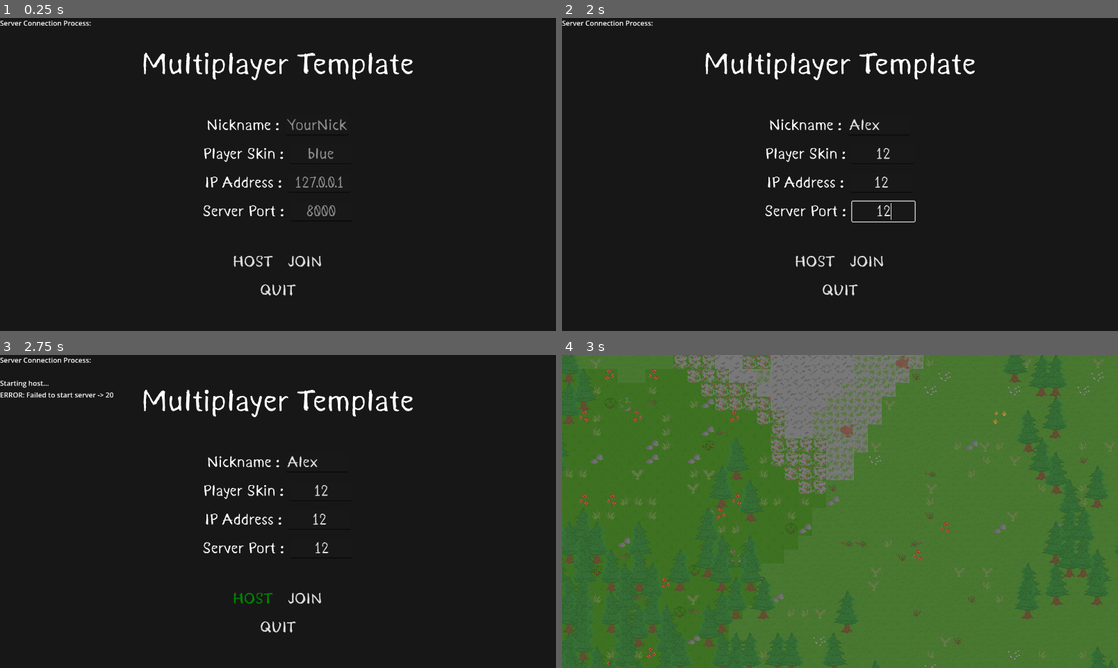
Above: before the commit, frames 1-4 (two rows, left to right).
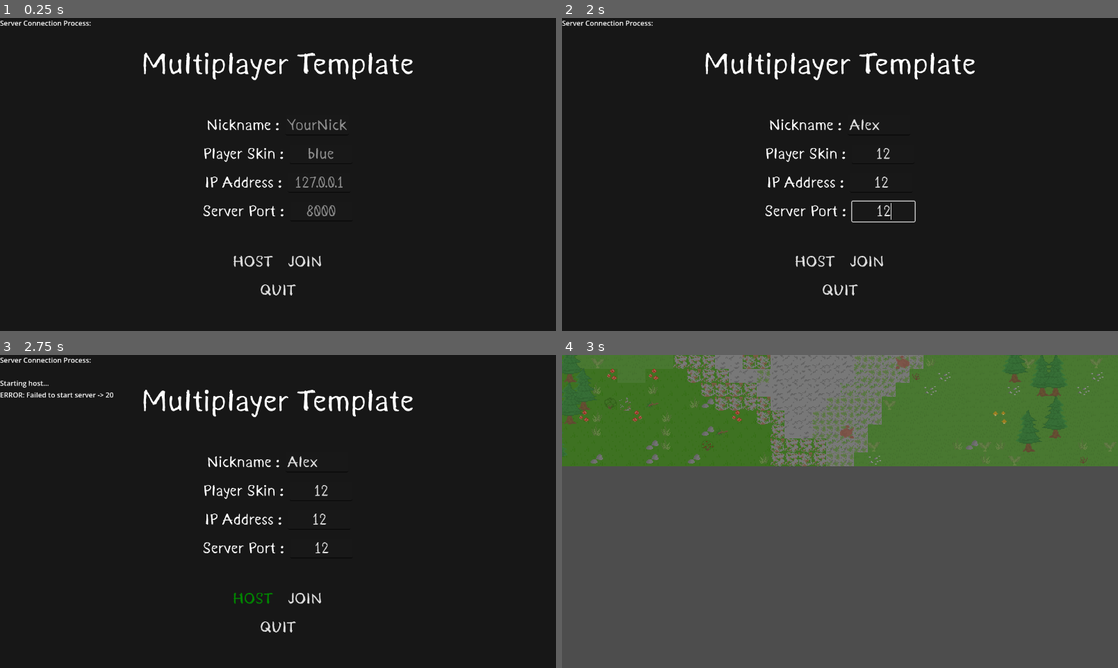
Above: after the commit, the same moments.

Repository: darthchicken4/MultiSurvivor
Game: Godot game, scene res://scenes/level/level.tscn
The game is run twice, just before and just after one commit, with the same random seed, the same clock (stepped at 60 frames per second) and the same inputs.
Inputs (mouse positions are in pixels of both pictures, inside the frame that each line leads up to):
- Up to frame 1 (0.25 s): no input
- Up to frame 2 (2 s): click (878, 124) at 0.52 s; type "Alex" at 0.6 s; click (884, 152) at 0.75 s; type "12" at 0.83 s; click (878, 183) at 0.98 s; type "12" at 1.07 s; click (884, 212) at 1.27 s; type "12" at 1.35 s
- Up to frame 3 (2.75 s): click "HOST" at 2 s
- Up to frame 4 (3 s): click "JOIN" at 2.75 s

Frames 1-3 are identical in both runs. In frame 4, 65% of the frame differs, in the area x 0-100%, y 0-100%.

Commit message:
tile maps

Diff:
--- a/Godot2DSurvivalMultiplayer/scenes/level/level.tscn
+++ b/Godot2DSurvivalMultiplayer/scenes/level/level.tscn
@@ -3,6 +3,7 @@
 [ext_resource type="Script" uid="uid://d0dgljwwl463n" path="res://scripts/level.gd" id="1_e1sh7"]
 [ext_resource type="PackedScene" uid="uid://cffjduipbb3s5" path="res://scenes/level/player.tscn" id="1_uvcbi"]
 [ext_resource type="Texture2D" uid="uid://cndx4v8bs78fa" path="res://assets/tilemaps/terraintiles.png" id="3_wcngd"]
+[ext_resource type="Texture2D" uid="uid://t8uh6mdmsrod" path="res://assets/tilemaps/terraintiles_ne.png" id="4_b3up8"]
 [ext_resource type="Script" uid="uid://csr7r2f8r48b0" path="res://tile_map.gd" id="4_xv074"]
 [ext_resource type="PackedScene" uid="uid://1p1ftsastub6" path="res://scenes/level/props/tree.tscn" id="5_xv074"]
 [ext_resource type="PackedScene" uid="uid://b4gd3h0uuyvbd" path="res://scenes/level/props/shrub.tscn" id="6_3rml5"]
@@ -51,8 +52,41 @@
 4:3/0 = 0
 5:3/0 = 0
 
+[sub_resource type="TileSetAtlasSource" id="TileSetAtlasSource_cqqhe"]
+texture = ExtResource("4_b3up8")
+0:0/0 = 0
+1:0/0 = 0
+2:0/0 = 0
+3:0/0 = 0
+4:0/0 = 0
+5:0/0 = 0
+0:1/0 = 0
+1:1/0 = 0
+2:1/0 = 0
+3:1/0 = 0
+4:1/0 = 0
+5:1/0 = 0
+0:2/0 = 0
+1:2/0 = 0
+2:2/0 = 0
+3:2/0 = 0
+4:2/0 = 0
+5:2/0 = 0
+0:3/0 = 0
+1:3/0 = 0
+2:3/0 = 0
+3:3/0 = 0
+4:3/0 = 0
+5:3/0 = 0
+4:4/0 = 0
+4:4/0/physics_layer_0/polygon_0/points = PackedVector2Array(-8, 8, 8, 8, 8, -8, -8, -8)
+5:4/0 = 0
+5:4/0/physics_layer_0/polygon_0/points = PackedVector2Array(-8, 8, 8, 8, 8, -8, -8, -8)
+
 [sub_resource type="TileSet" id="TileSet_xv074"]
+physics_layer_0/collision_layer = 1
 sources/0 = SubResource("TileSetAtlasSource_wcngd")
+sources/1 = SubResource("TileSetAtlasSource_cqqhe")
 
 [sub_resource type="TileSetAtlasSource" id="TileSetAtlasSource_yoh1m"]
 texture = ExtResource("21_cqqhe")
@@ -105,3 +139,4 @@
 [node name="CanvasLayer" type="CanvasLayer" parent="." unique_id=23129141]
 
 [node name="MainMenuUI" parent="CanvasLayer" unique_id=1347530881 instance=ExtResource("6_x9g3h")]
+visible = false
--- a/Godot2DSurvivalMultiplayer/tile_map.gd
+++ b/Godot2DSurvivalMultiplayer/tile_map.gd
@@ -9,7 +9,7 @@
 var spawn_noise = FastNoiseLite.new()
 
 var width = 128
-var height = 128
+var height = 16
 var last_tile_pos = Vector2i(INF, INF)
 
 var tile_objects: Dictionary = {}
@@ -123,7 +123,7 @@
 			var base_row = 0 if variant_val > 0.0 else 1
 			var row = base_row + (2 if is_dry else 0)
 
-			set_cell(Vector2i(wx, wy), 0, Vector2i(col, row))
+			set_cell(Vector2i(wx, wy), 1, Vector2i(col, row))
 
 			var key = Vector2i(wx, wy)
 			if col > 5:
Binary file added: Godot2DSurvivalMultiplayer/assets/tilemaps/terraintiles_ne.png
Not shown, added: Godot2DSurvivalMultiplayer/assets/tilemaps/terraintiles_ne.png.import
